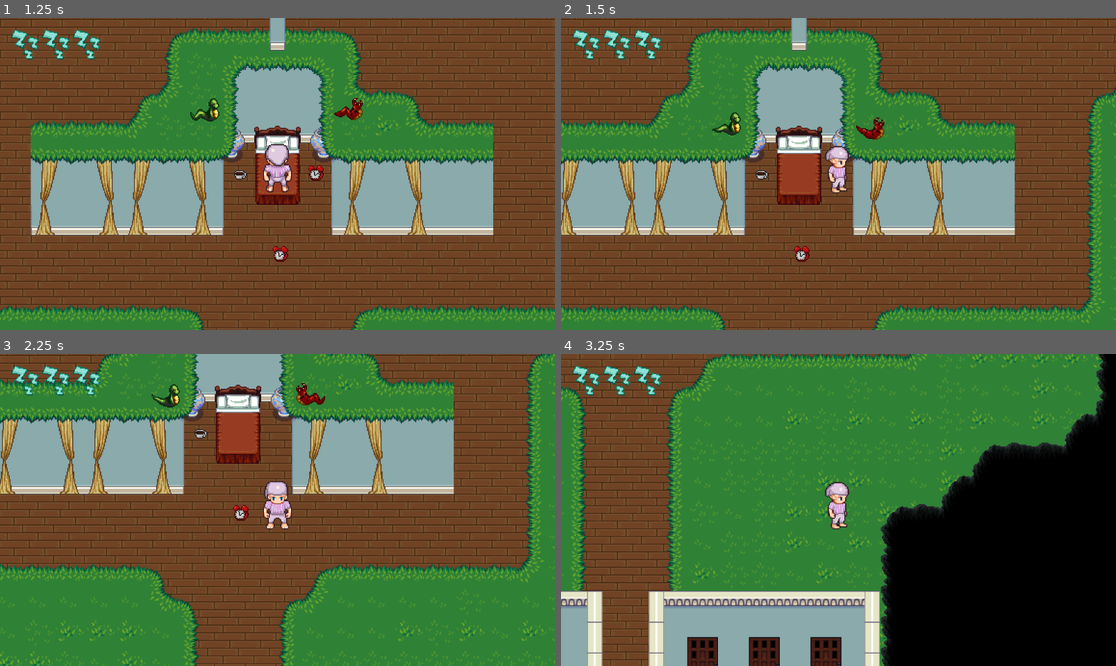
Above: before the commit, frames 1-4 (two rows, left to right).
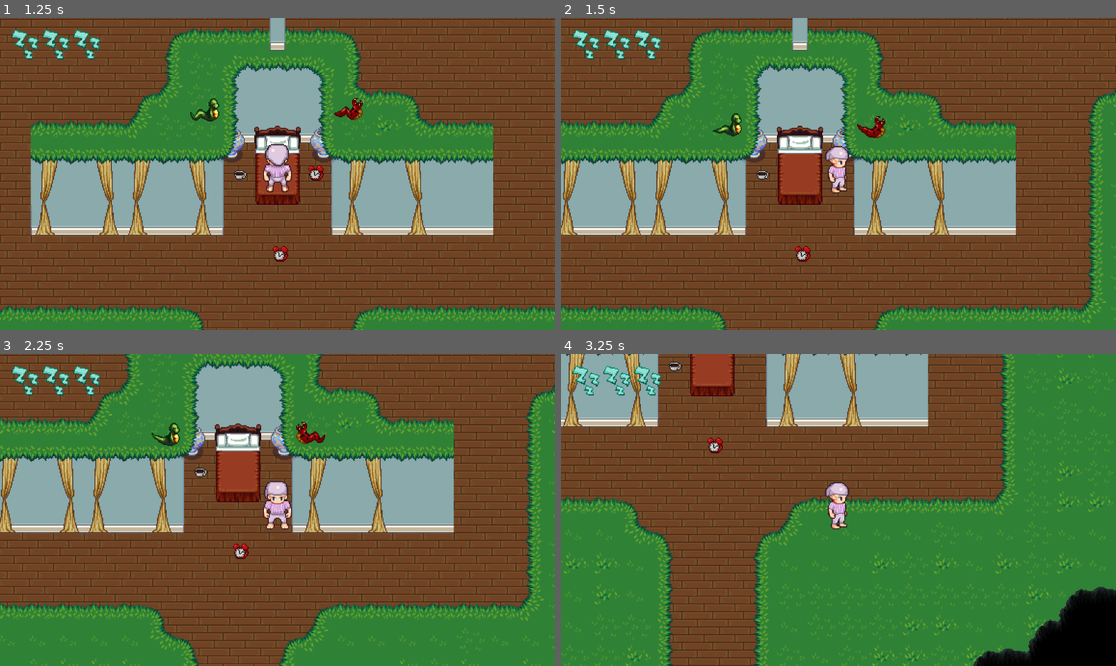
Above: after the commit, the same moments.

Repository: mys3544/Game-Jam-TUKE-2023
Game: Godot game, scene res://scenes/title.tscn
Two runs of this game, one before a commit and one after it. Both use one fixed random seed, a clock stepped at 60 frames per second and the inputs below. The engine's default icon, where the game draws it, is replaced by a stand-in: a white triangle on a blue panel in a dark square.
Inputs (mouse positions are in pixels of both pictures, inside the frame that each line leads up to):
- Up to frame 1 (1.25 s): click "Go to Sleep" at 0.5 s
- Up to frame 2 (1.5 s): tap Enter at 1.25 s; move the mouse to (960, 158) at 1.27 s; press the mouse at (960, 158) at 1.28 s; hold D (Right) from 1.28 s (still down)
- Up to frame 3 (2.25 s): move the mouse to (166, 525) at 2.02 s; release D (Right) at 2.03 s; release the mouse at (166, 525) at 2.03 s; hold S (Down) from 2.03 s (still down); click (166, 525) at 2.1 s
- Up to frame 4 (3.25 s): move the mouse to (894, 441) at 2.77 s; release S (Down) at 2.78 s; press the mouse at (894, 441) at 2.78 s; hold D (Right) from 2.78 s (still down)

Frame 1 is identical in both runs. In frame 2, 13% of the frame differs, in the area x 0-100%, y 0-100%; in frame 3, 47%; in frame 4, 82%.

Commit message:
player rebalance - slower, len Ifrmaes

Diff:
--- a/scripts/player.gd
+++ b/scripts/player.gd
@@ -5,7 +5,7 @@
 var player_hp = null
 var player_inventory = null
 
-var i_frame_duration = 3
+var i_frame_duration = 1.5
 var invincible = false
 
 var speed_boost_timer = 0
--- a/scripts/player_controller.gd
+++ b/scripts/player_controller.gd
@@ -2,7 +2,7 @@
 
 var direction : Vector2 = Vector2()
 var prev_velocity_multiplier = 0
-var velocity_multiplier = 400
+var velocity_multiplier = 200
 
 @export var projectile: PackedScene
 @export var ProjectileCooldown : float
